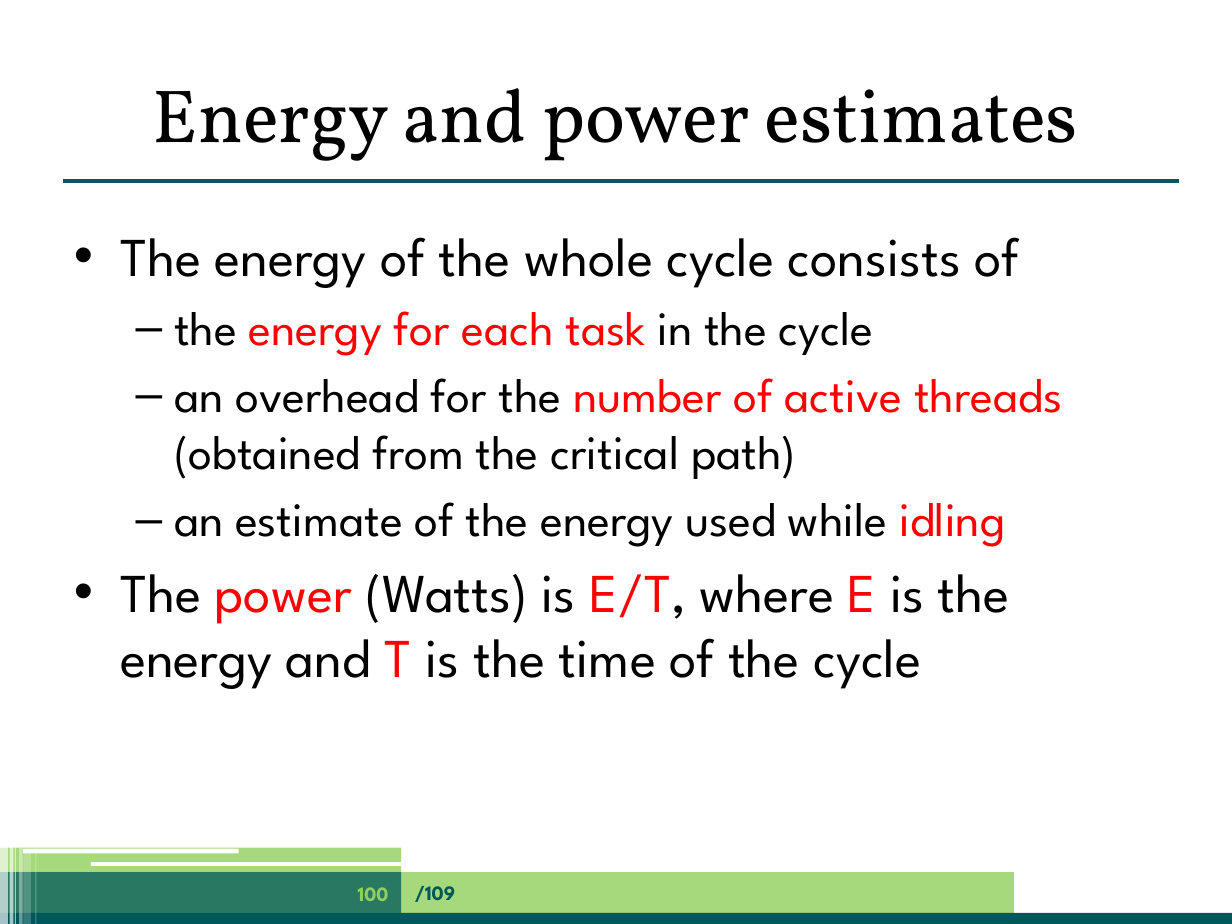
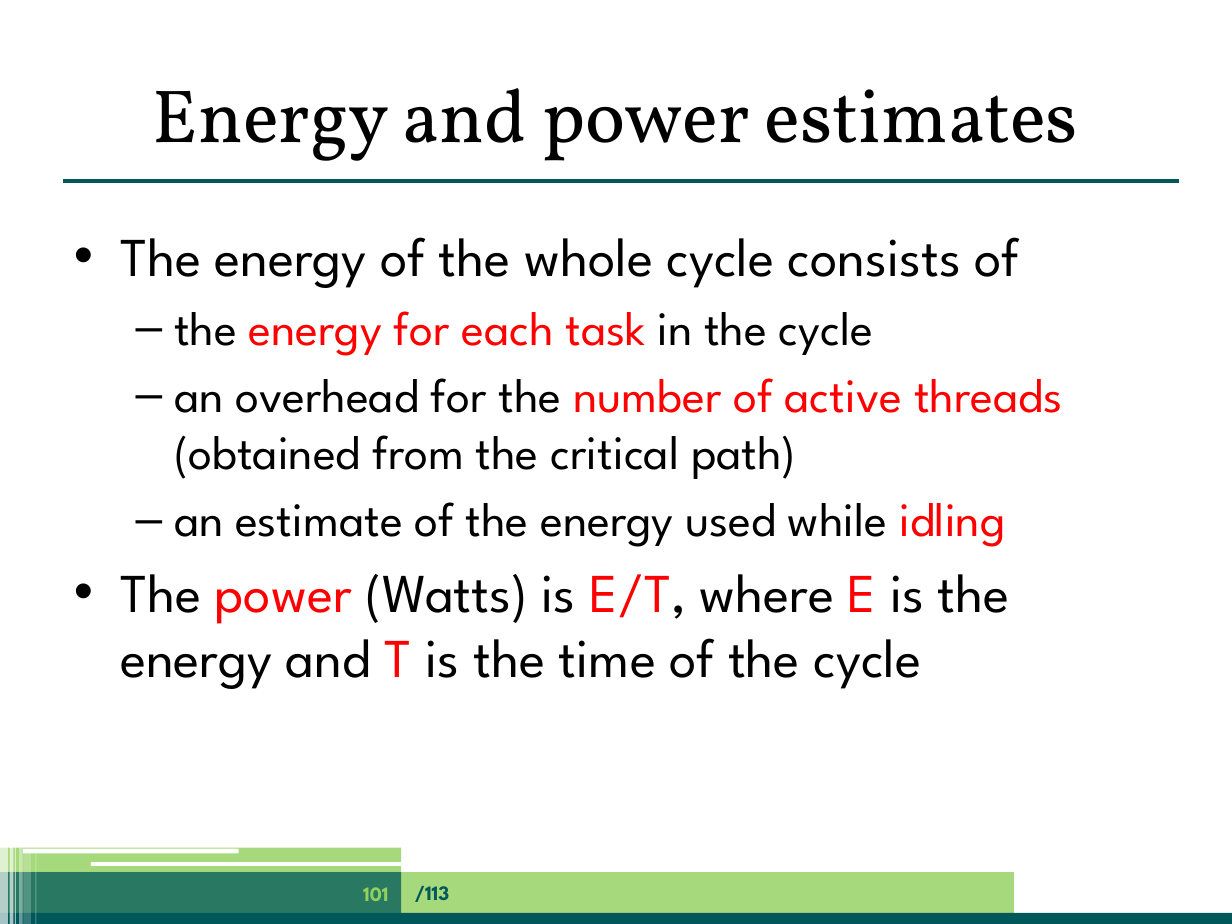
Before and after one commit to jpgallagher/ict-e-summerschool-aalborg, a slide deck: slide 101 of summerschool-aalborg-jpg.pptx (slide 100 before the commit). Drawn at 1232x924 pixels with LibreOffice and Linux fonts; fonts in the diff are those of the drawing. Boxes give left, top, right and bottom in pixels: in the first picture for what was removed or moved away, otherwise in the second. Text is boxed around its words. In the diff, an @@ line names an element or a change of style, - is before the commit and + after.

```diff
--- a/summerschool-aalborg-jpg.pptx
+++ b/summerschool-aalborg-jpg.pptx
@@ page number at (363, 887, 389, 901): text changed @@
-100
+101
@@ text at (415, 886, 450, 902): text changed @@
-/109
+/113
```
Also in this commit, not shown: 108 other slides changed, 2 slides added.
